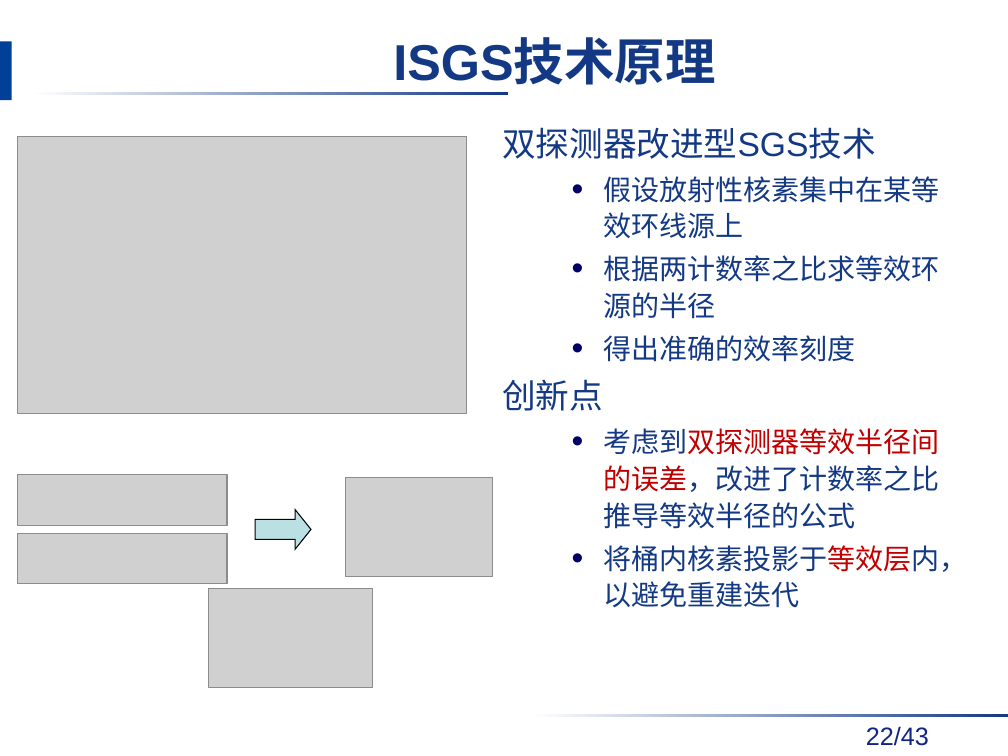
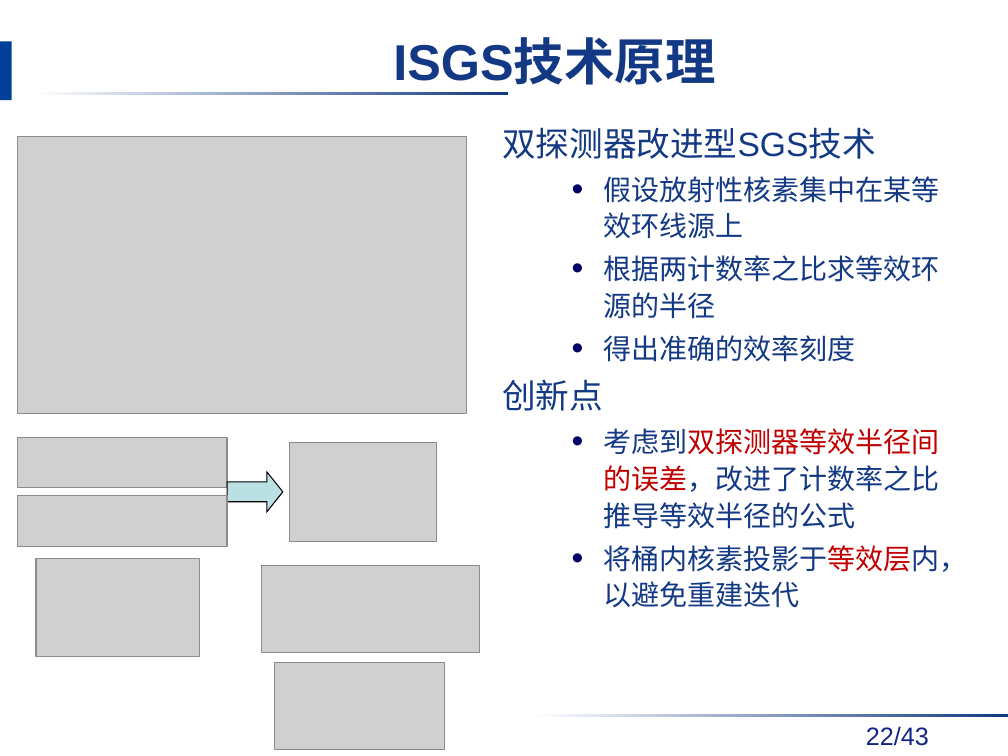
Before and after one commit to danxibao/NDAPapers, a slide deck: slide 22 of 答辩/毕业答辩报告v2-饶开源.pptx. Drawn at 1008x756 pixels with LibreOffice and Linux fonts; fonts in the diff are those of the drawing; grey boxes stand for pictures; background and template pictures are left out. Boxes give left, top, right and bottom in pixels: in the first picture for what was removed or moved away, otherwise in the second. Text is boxed around its words. In the diff, an @@ line names an element or a change of style, - is before the commit and + after.

```diff
--- a/答辩/毕业答辩报告v2-饶开源.pptx
+++ b/答辩/毕业答辩报告v2-饶开源.pptx
@@ picture added at bbox=[18, 437, 227, 488] @@
@@ picture: place and size @@
-picture at bbox=[346, 478, 492, 577]
+picture at bbox=[290, 443, 436, 541]
@@ picture removed at bbox=[18, 475, 227, 525] @@
@@ right arrow: place and size @@
-right arrow at bbox=[255, 510, 310, 549]
+right arrow at bbox=[227, 472, 282, 511]
@@ picture added at bbox=[18, 496, 227, 546] @@
@@ picture removed at bbox=[18, 533, 227, 584] @@
@@ picture added at bbox=[36, 558, 200, 657] @@
@@ picture added at bbox=[261, 565, 479, 653] @@
@@ picture removed at bbox=[209, 589, 372, 687] @@
@@ picture added at bbox=[274, 662, 445, 749] @@
```
Also in this commit, not shown: 19 other slides changed, 2 slides added.
